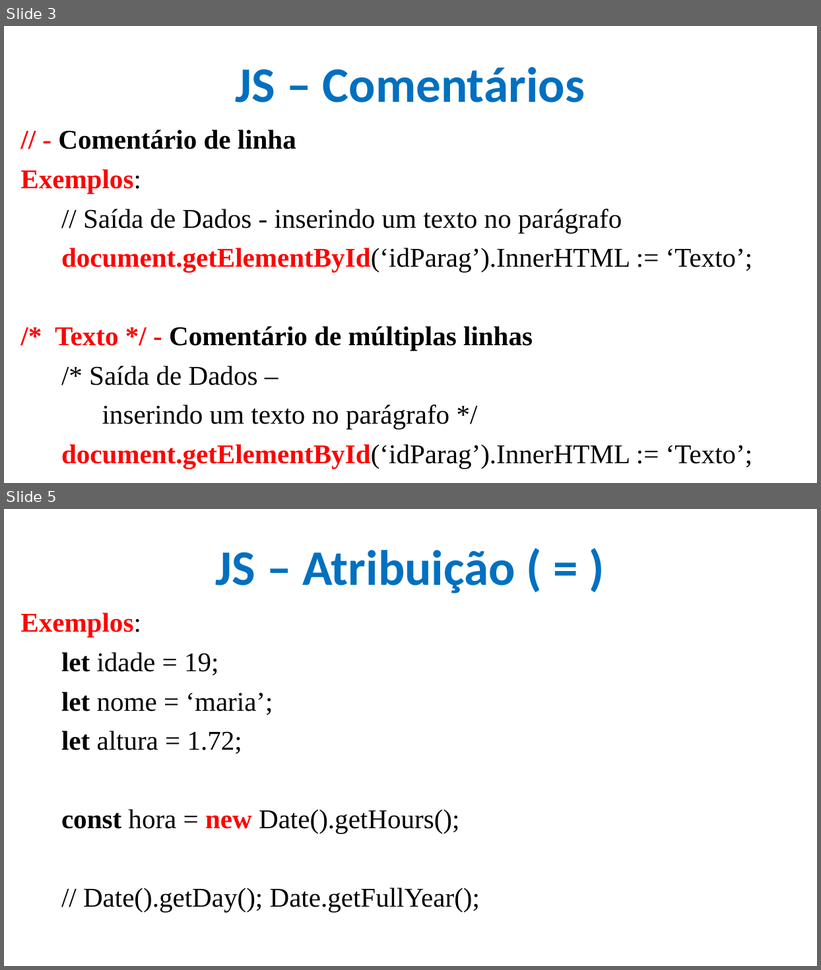
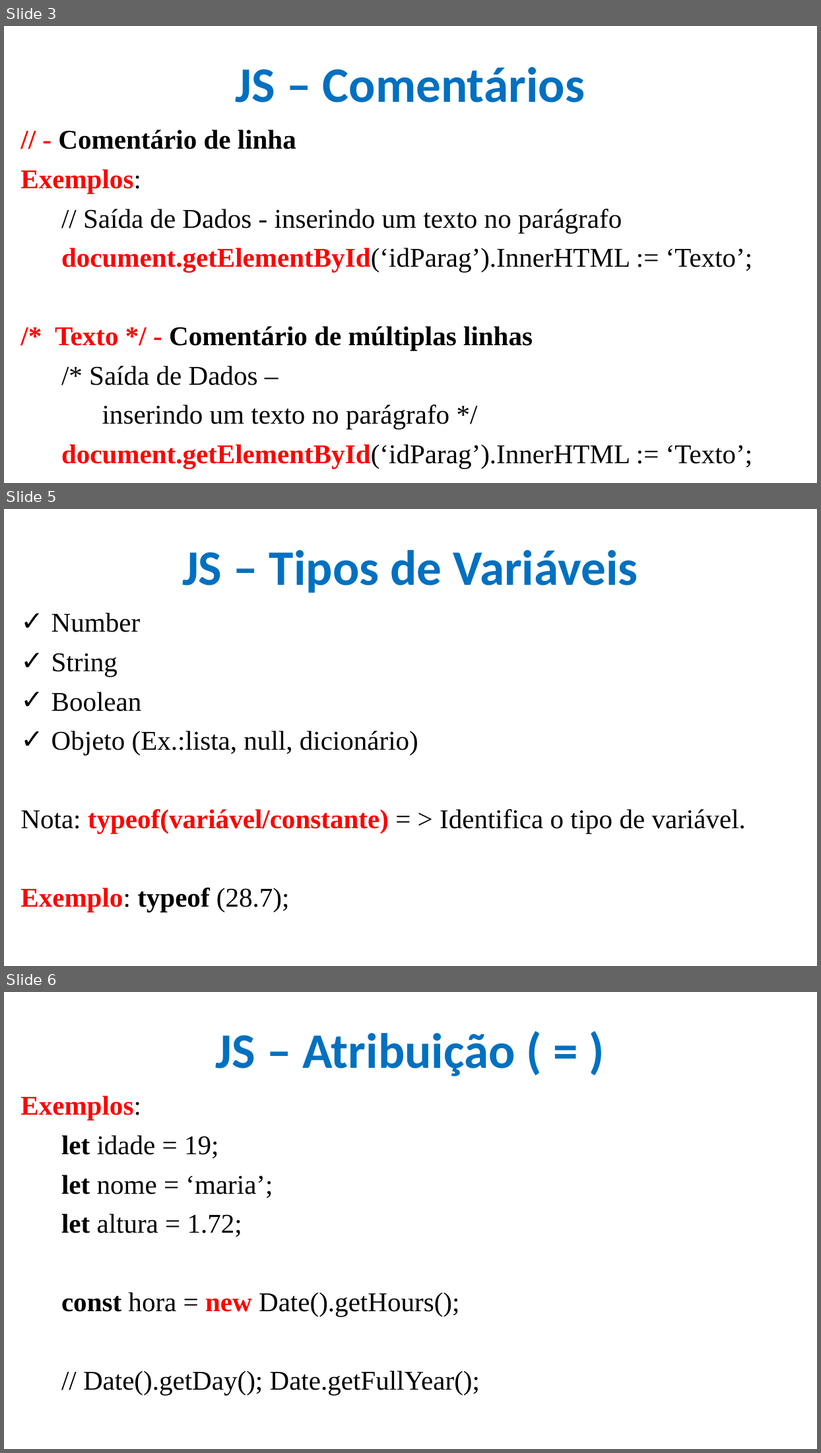
Before and after one commit to CloudEducationBrazil/WydenDesenvolvimentoWebPHP, a slide deck: 01 Classes/Aula 09 Desenvolvimento Web PHP - JS.pptx. Shown one above the other, each under a label of ours: slides 3 and 5 before the commit, slides 3, 5 and 6 after it; the slides between them are not shown. The pictures are 821x970 and 821x1453 pixels, drawn with LibreOffice and Linux fonts; fonts in the diff are those of the drawing; background and template pictures are left out. Boxes give left, top, right and bottom in pixels: in the first picture for what was removed or moved away, otherwise in the second. Text is boxed around its words. In the diff, an @@ line names an element or a change of style, - is before the commit and + after.

```diff
--- a/01 Classes/Aula 09 Desenvolvimento Web PHP - JS.pptx
+++ b/01 Classes/Aula 09 Desenvolvimento Web PHP - JS.pptx
@@ slide 5 added at <box>4,509,817,966</box>, background picture (left out) @@
@@ title added at <box>182,550,638,593</box>, 44 pt, text #0070C0, bold @@
+JS – Tipos de Variáveis
@@ text added at <box>20,613,746,912</box>, 24 pt, text #000000 @@
+✓ Number
+✓ String
+✓ Boolean
+✓ Objeto (Ex.:lista, null, dicionário)
+Nota: typeof(variável/constante) = > Identifica o tipo de variável.
+Exemplo: typeof (28.7);
@@ what was slide 5 is now slide 6 @@
```
Also in this commit, not shown: 2 slides changed, 1 other slide added, 1 other file.
